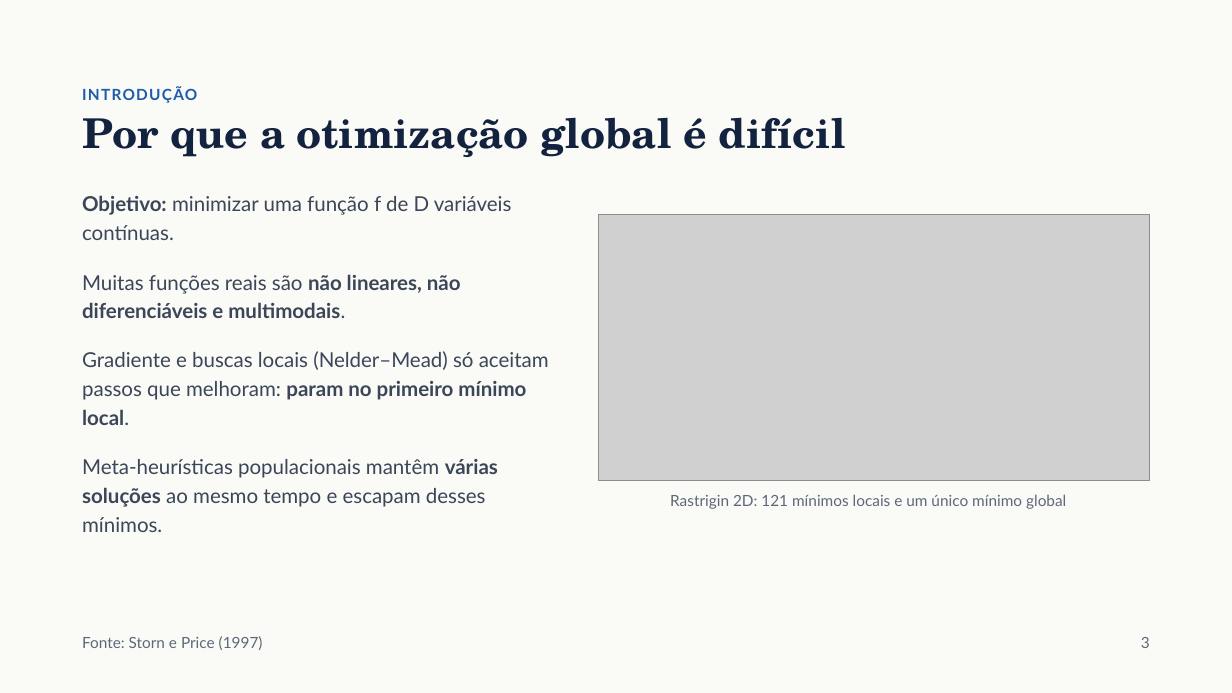
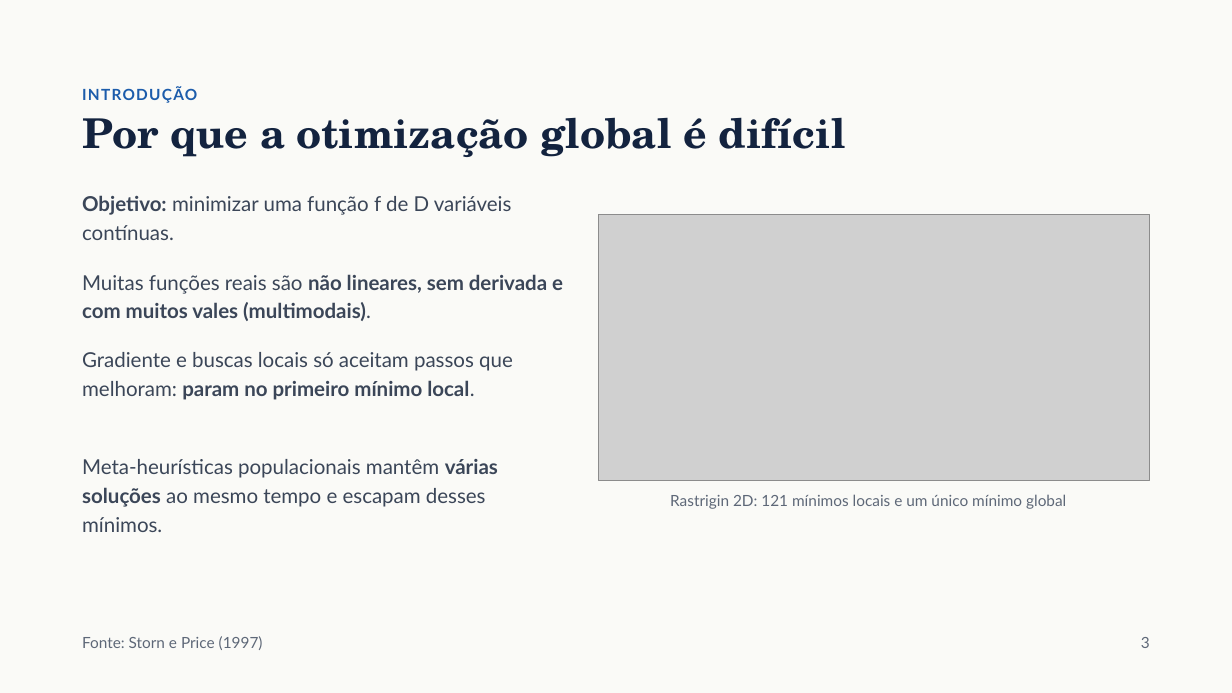
Before and after one commit to falconeee/opt-meta-heuristicas, a slide deck: slide 2 of Seminario/slides/Uma_introducao_a_Evolucao_Diferencial.pptx (slide 3 before the commit). Drawn at 1232x693 pixels with LibreOffice and Linux fonts; fonts in the diff are those of the drawing; grey boxes stand for pictures. Boxes give left, top, right and bottom in pixels: in the first picture for what was removed or moved away, otherwise in the second. Text is boxed around its words. In the diff, an @@ line names an element or a change of style, - is before the commit and + after.

```diff
--- a/Seminario/slides/Uma_introducao_a_Evolucao_Diferencial.pptx
+++ b/Seminario/slides/Uma_introducao_a_Evolucao_Diferencial.pptx
@@ text at (82,274,563,321): text changed @@
-Muitas funções reais são não lineares, não diferenciáveis e multimodais.
+Muitas funções reais são não lineares, sem derivada e com muitos vales (multimodais).
@@ text at (82,352,513,400): text changed @@
-Gradiente e buscas locais (Nelder–Mead) só aceitam passos que melhoram: param no primeiro mínimo local.
+Gradiente e buscas locais só aceitam passos que melhoram: param no primeiro mínimo local.
```
Also in this commit, not shown: 13 other slides changed, 1 slide added, 4 slides removed, 19 other files.
